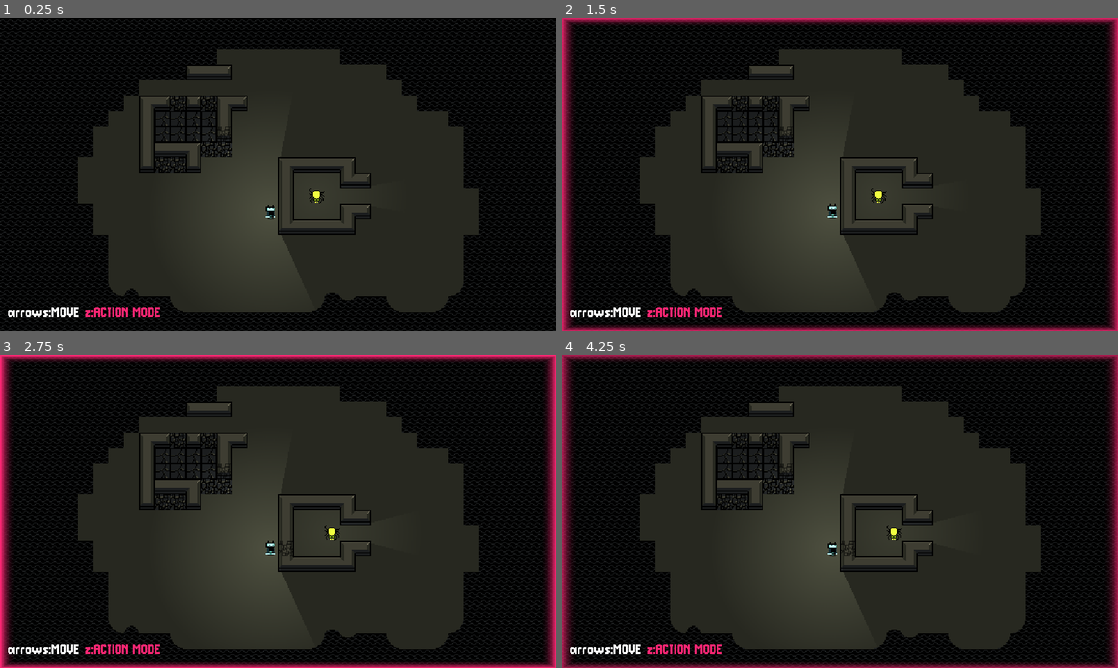
Above: before the commit, frames 1-4 (two rows, left to right).
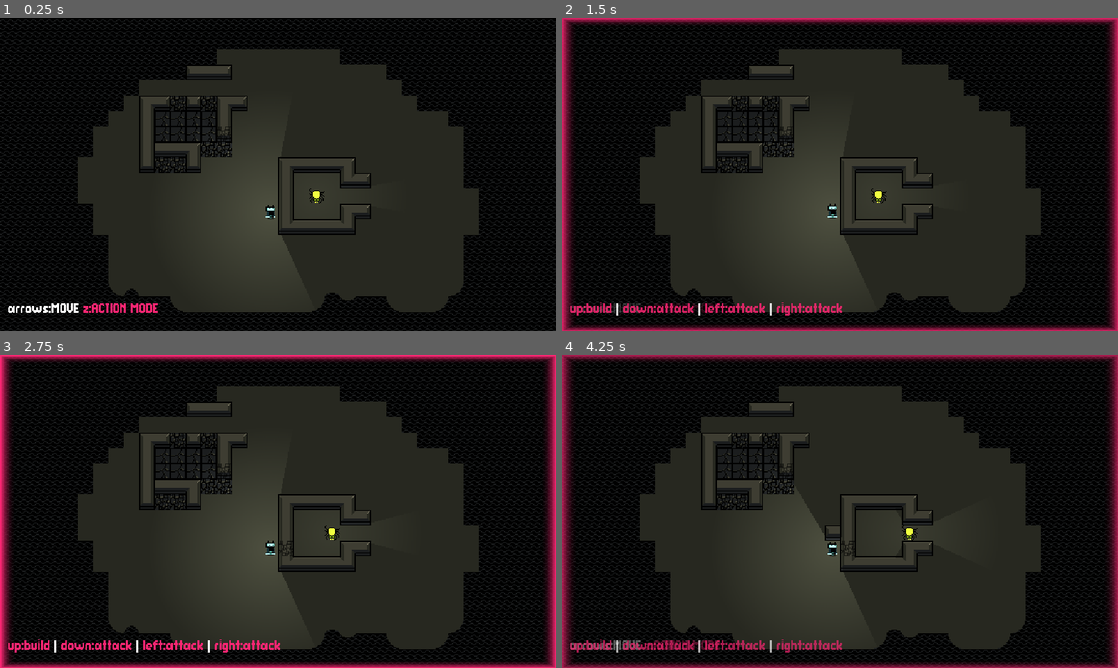
Above: after the commit, the same moments.

Repository: nuzcraft/stunning-barnacle
Game: Godot game, scene res://scenes/world.tscn
Same seed, same stepped clock (60 frames per second), same inputs: the game is played once before the commit and once after it.
Inputs:
- Up to frame 1 (0.25 s): no input
- Up to frame 2 (1.5 s): hold Right (right) 0.53-1.28 s; tap Z (action) at 0.6, 1.35 s; tap Enter at 1.25 s; hold Down (down) from 1.28 s (still down)
- Up to frame 3 (2.75 s): release Down (down) at 2.03 s; hold Right (right) from 2.03 s (still down); tap Z (action) at 2.1 s
- Up to frame 4 (4.25 s): release Right (right) at 2.78 s; hold Up (up) 2.78-3.53 s; tap Z (action) at 2.85, 3.6 s; hold Left (left) from 3.53 s (still down); tap Escape (escape) at 4.15 s

The runs differ from the first frame. In frame 1, 0.6% of the frame differs, in the area x 1-29%, y 91-96%; in frame 2, 1.2%; in frame 3, 0.9%; in frame 4, 1.8%, in the area x 1-64%, y 44-96%.

Commit message:
adding build action and attacking

Diff:
--- a/scenes/actor/actor.gd
+++ b/scenes/actor/actor.gd
@@ -1,11 +1,15 @@
 extends Node2D
 class_name Actor
 
+signal died
+
 @onready var animated_sprite_2d: AnimatedSprite2D = $AnimatedSprite2D
+
+@export var health: int = 3
 
 var tilesize = 16
 
-var action = {"up": "attack"
+var action = {"up": "build"
 , "down": "attack"
 , "left": "attack"
 , "right": "attack"}
@@ -13,7 +17,6 @@
 # Called when the node enters the scene tree for the first time.
 func _ready() -> void:
 	pass # Replace with function body.
-
 
 # Called every frame. 'delta' is the elapsed time since the previous frame.
 func _process(delta: float) -> void:
@@ -33,3 +36,11 @@
 		animated_sprite_2d.flip_h = false
 	elif vector.x < 0:
 		animated_sprite_2d.flip_h = true
+
+func damage(amount: int) -> void:
+	health -= amount
+	if health <= 0:
+		die()
+
+func die():
+	died.emit(self)
--- a/scenes/actor/actor.tscn
+++ b/scenes/actor/actor.tscn
@@ -40,7 +40,7 @@
 "speed": 3.0
 }]
 
-[node name="Actor" type="Node2D"]
+[node name="Actor" type="Node2D" groups=["actors"]]
 script = ExtResource("1_7x5nb")
 
 [node name="AnimatedSprite2D" type="AnimatedSprite2D" parent="."]
--- a/scenes/actor/hero.tscn
+++ b/scenes/actor/hero.tscn
@@ -5,6 +5,7 @@
 
 [node name="Hero" instance=ExtResource("1_22bps")]
 script = ExtResource("2_wvq1n")
+health = 10
 
 [node name="AnimatedSprite2D" parent="." index="0"]
 modulate = Color(0.4, 0.85098, 0.937255, 1)
--- a/scenes/world.gd
+++ b/scenes/world.gd
@@ -3,6 +3,8 @@
 @onready var tile_map: TileMap = $TileMap
 @onready var hero: Hero = $Hero
 @onready var border_gradient: TextureRect = $Overlay/BorderGradient
+@onready var move_control: Control = $Overlay/MoveControl
+@onready var action_control: Control = $Overlay/ActionControl
 
 var tilesize = 16
 var astar_grid = AStarGrid2D.new()
@@ -20,7 +22,8 @@
 	prep_astar_grid()
 	for enemy in get_tree().get_nodes_in_group("enemies"):
 		enemy.target = tile_map.local_to_map(hero.position)
-	pass # Replace with function body.
+		enemy.died.connect(_on_actor_died)
+	hero.died.connect(_on_actor_died)
 
 # Called every frame. 'delta' is the elapsed time since the previous frame.
 func _process(delta: float) -> void:
@@ -35,7 +38,8 @@
 			var path: Array[Vector2i] = astar_grid.get_id_path(tile_map.local_to_map(enemy.position), enemy.target)
 			if path.size() > 1:
 				var vector = path[1] - path[0]
-				try_move(enemy, vector)
+				if not try_attack(enemy, vector):
+					try_move(enemy, vector)
 		for enemy in get_tree().get_nodes_in_group("enemies"):
 			enemy.target = tile_map.local_to_map(hero.position)
 		turn_taken = false
@@ -57,9 +61,46 @@
 	var tween = get_tree().create_tween()
 	tween.tween_property(border_gradient, "modulate:a", alpha, 0.25)
 
-func try_attack_wall(actor: Actor, vector: Vector2) -> bool:
+func move_control_alpha(alpha: float) -> void:
+	var tween = get_tree().create_tween()
+	tween.tween_property(move_control, "modulate:a", alpha, 0.25)
+
+func action_control_alpha(alpha: float) -> void:
+	var tween = get_tree().create_tween()
+	tween.tween_property(action_control, "modulate:a", alpha, 0.25)
+	set_action_control_labels()
+
+func set_action_control_labels() -> void:
+	var hbox: HBoxContainer = action_control.get_node("HBoxContainer")
+	hbox.get_node("upLabel").text = "up:" + hero.action["up"]
+	hbox.get_node("downLabel").text = "down:" + hero.action["down"]
+	hbox.get_node("leftLabel").text = "left:" + hero.action["left"]
+	hbox.get_node("rightLabel").text = "right:" + hero.action["right"]
+
+func try_build(actor: Actor, vector: Vector2) -> bool:
 	var destination = actor.position + (vector * tilesize)
 	var coords = tile_map.local_to_map(destination)
+	for act: Actor in get_tree().get_nodes_in_group("actors"):
+		if actor != act:
+			var act_coords = tile_map.local_to_map(act.position)
+			if act_coords == coords:
+				return false #actor on spot
+	var success = tile_map.try_build_wall(coords)
+	if success:
+		actor.bump_anim(vector)
+		astar_grid.set_point_solid(coords, not tile_map.is_coord_walkable(coords))
+	return success
+
+func try_attack(actor: Actor, vector: Vector2) -> bool:
+	var destination = actor.position + (vector * tilesize)
+	var coords = tile_map.local_to_map(destination)
+	for act: Actor in get_tree().get_nodes_in_group("actors"):
+		if actor != act:
+			var act_coords = tile_map.local_to_map(act.position)
+			if act_coords == coords:
+				act.damage(1)
+				actor.bump_anim(vector)
+				return true
 	var success = tile_map.try_attack_wall(coords)
 	if success:
 		actor.bump_anim(vector)
@@ -88,30 +129,50 @@
 	if Input.is_action_just_pressed("action"):
 		gamestate = ACTION
 		border_gradient_alpha(1.0)
+		move_control_alpha(0.0)
+		action_control_alpha(1.0)
 
 func hero_action():
 	if Input.is_action_just_pressed("up"):
 		turn_taken = take_action(hero, hero.action["up"], Vector2(0, -1))
 		gamestate = MOVING
 		border_gradient_alpha(0.0)
+		move_control_alpha(1.0)
+		action_control_alpha(0.0)
 	if Input.is_action_just_pressed("down"):
 		turn_taken = take_action(hero, hero.action["down"], Vector2(0, 1))
 		gamestate = MOVING
 		border_gradient_alpha(0.0)
+		move_control_alpha(1.0)
+		action_control_alpha(0.0)
 	if Input.is_action_just_pressed("left"):
 		turn_taken = take_action(hero, hero.action["left"], Vector2(-1, 0))
 		gamestate = MOVING
 		border_gradient_alpha(0.0)
+		move_control_alpha(1.0)
+		action_control_alpha(0.0)
 	if Input.is_action_just_pressed("right"):
 		turn_taken = take_action(hero, hero.action["right"], Vector2(1, 0))
 		gamestate = MOVING
 		border_gradient_alpha(0.0)
+		move_control_alpha(1.0)
+		action_control_alpha(0.0)
 	if Input.is_action_just_pressed("escape") or Input.is_action_just_pressed("action"):
 		turn_taken = false
 		gamestate = MOVING
 		border_gradient_alpha(0.0)
+		move_control_alpha(1.0)
+		action_control_alpha(0.0)
 
 func take_action(actor: Actor, action: String, vector: Vector2) -> bool:
 	if action == "attack":
-		return try_attack_wall(actor, vector)
+		return try_attack(actor, vector)
+	elif action == "build":
+		return try_build(actor, vector)
 	return false
+
+func _on_actor_died(actor: Actor) -> void:
+	await get_tree().process_frame
+	if actor == hero:
+		get_tree().reload_current_scene()
+	actor.queue_free()
--- a/scenes/world.tscn
+++ b/scenes/world.tscn
@@ -284,17 +284,80 @@
 grow_vertical = 2
 texture = SubResource("GradientTexture2D_kmf5c")
 
-[node name="ZLabel" type="Label" parent="Overlay"]
-modulate = Color(0.976471, 0.14902, 0.447059, 1)
-offset_left = 88.0
-offset_top = 296.0
-offset_right = 243.0
-offset_bottom = 319.0
+[node name="MoveControl" type="Control" parent="Overlay"]
+layout_mode = 3
+anchors_preset = 0
+offset_right = 40.0
+offset_bottom = 40.0
+
+[node name="HBoxContainer" type="HBoxContainer" parent="Overlay/MoveControl"]
+layout_mode = 1
+anchors_preset = 2
+anchor_top = 1.0
+anchor_bottom = 1.0
+offset_left = 8.0
+offset_top = 240.0
+offset_right = 164.0
+offset_bottom = 280.0
+grow_vertical = 0
+
+[node name="ArrowLabel" type="Label" parent="Overlay/MoveControl/HBoxContainer"]
+layout_mode = 2
+text = "arrows:MOVE"
+
+[node name="ZLabel" type="Label" parent="Overlay/MoveControl/HBoxContainer"]
+modulate = Color(0.976471, 0.14902, 0.447059, 1)
+layout_mode = 2
 text = "z:ACTION MODE"
 
-[node name="ArrowLabel" type="Label" parent="Overlay"]
+[node name="ActionControl" type="Control" parent="Overlay"]
+modulate = Color(1, 1, 1, 0)
+layout_mode = 3
+anchors_preset = 15
+anchor_right = 1.0
+anchor_bottom = 1.0
+grow_horizontal = 2
+grow_vertical = 2
+
+[node name="HBoxContainer" type="HBoxContainer" parent="Overlay/ActionControl"]
+layout_mode = 1
+anchors_preset = 2
+anchor_top = 1.0
+anchor_bottom = 1.0
 offset_left = 8.0
-offset_top = 296.0
-offset_right = 113.0
-offset_bottom = 319.0
-text = "arrows:MOVE"
+offset_top = -44.0
+offset_right = 61.0
+offset_bottom = -4.0
+grow_vertical = 0
+
+[node name="upLabel" type="Label" parent="Overlay/ActionControl/HBoxContainer"]
+modulate = Color(0.976471, 0.14902, 0.447059, 1)
+layout_mode = 2
+text = "up:action"
+
+[node name="pipe" type="Label" parent="Overlay/ActionControl/HBoxContainer"]
+layout_mode = 2
+text = "|"
+
+[node name="downLabel" type="Label" parent="Overlay/ActionControl/HBoxContainer"]
+modulate = Color(0.976471, 0.14902, 0.447059, 1)
+layout_mode = 2
+text = "down:action"
+
+[node name="pipe2" type="Label" parent="Overlay/ActionControl/HBoxContainer"]
+layout_mode = 2
+text = "|"
+
+[node name="leftLabel" type="Label" parent="Overlay/ActionControl/HBoxContainer"]
+modulate = Color(0.976471, 0.14902, 0.447059, 1)
+layout_mode = 2
+text = "left:action"
+
+[node name="pipe3" type="Label" parent="Overlay/ActionControl/HBoxContainer"]
+layout_mode = 2
+text = "|"
+
+[node name="rightLabel" type="Label" parent="Overlay/ActionControl/HBoxContainer"]
+modulate = Color(0.976471, 0.14902, 0.447059, 1)
+layout_mode = 2
+text = "right:action"
--- a/scenes/world_tilemap.gd
+++ b/scenes/world_tilemap.gd
@@ -40,6 +40,21 @@
 			return true
 	return false
 
+func try_build_wall(coords: Vector2) -> bool:
+	var data = get_cell_tile_data(e_layers.FOREGROUND, coords)
+	var data2 = get_cell_tile_data(e_layers.FOREGROUND2, coords)
+	if data:
+		if data.terrain == 0 and data.terrain_set == 0:
+			if data2:
+				var atlas_coords = get_cell_atlas_coords(e_layers.FOREGROUND2, coords)
+				if atlas_coords == Vector2i(9,2): # broken wall
+					set_cell(e_layers.FOREGROUND2, coords, e_source_id.TILES, Vector2(-1, -1)) #clear out broken part
+					return true
+			return false
+	set_cell(e_layers.FOREGROUND, Vector2i(coords), e_source_id.TILES, Vector2i(0, 0))
+	set_cells_terrain_connect(e_layers.FOREGROUND, [coords], 0, 0)
+	return true
+
 func is_coord_walkable(coords: Vector2) -> bool:
 	var bg_data = get_cell_tile_data(e_layers.BACKGROUND, coords)
 	if not bg_data:
Not shown, added: screenshots/004_building.gif
